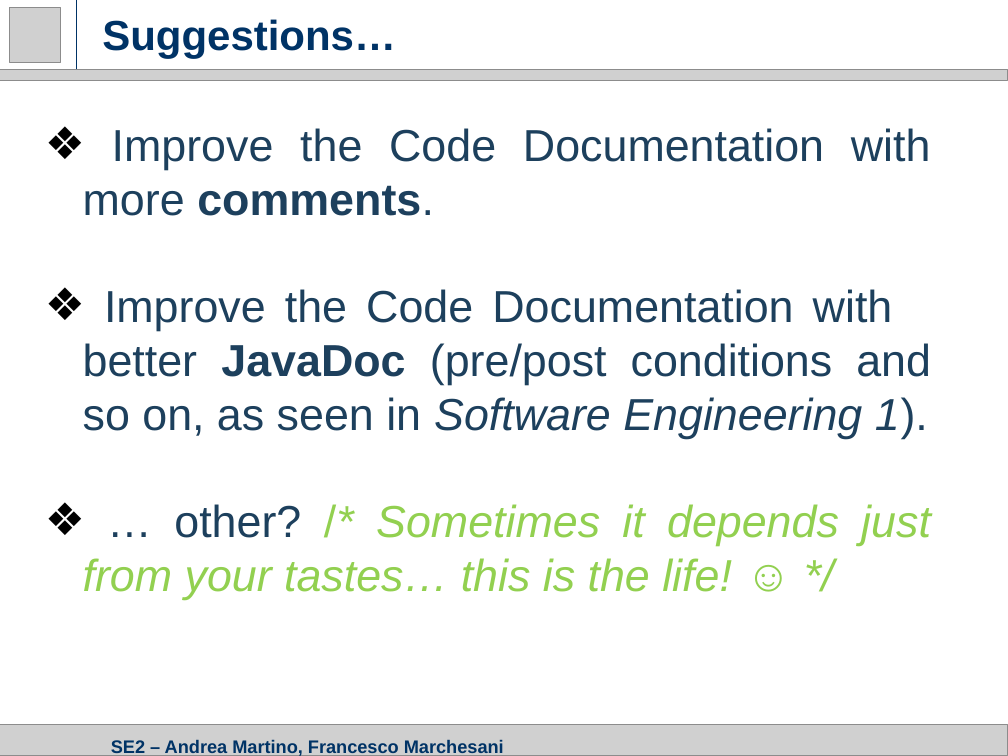
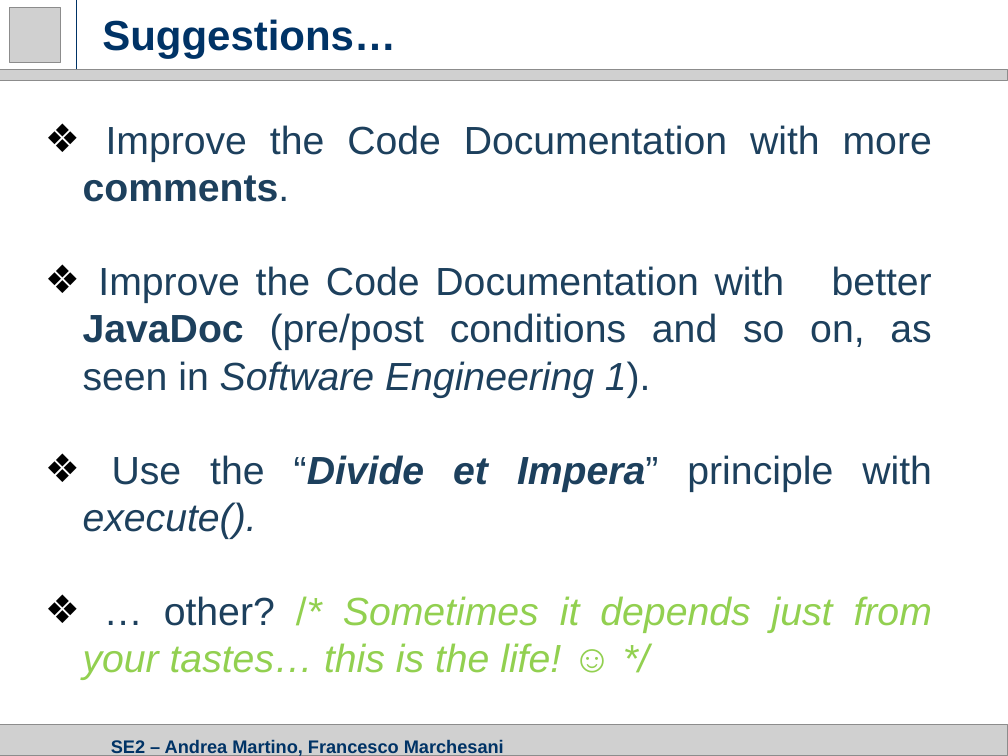
Before and after one commit to amandreamartino/se2-amfm, a slide deck: slide 10 of Presentations/3. CID Presentation.pptx (slide 9 before the commit). Drawn at 1008x756 pixels with LibreOffice and Linux fonts; fonts in the diff are those of the drawing; grey boxes stand for pictures. Boxes give left, top, right and bottom in pixels: in the first picture for what was removed or moved away, otherwise in the second. Text is boxed around its words. In the diff, an @@ line names an element or a change of style, - is before the commit and + after.

```diff
--- a/Presentations/3. CID Presentation.pptx
+++ b/Presentations/3. CID Presentation.pptx
@@ text at <box>83,125,932,680</box>: size 32 to 28 pt in "Improve the Code Documentation with more comments.", "Improve the Code Documentation with better JavaDoc ...", "… other? /* Sometimes it depends just ..." @@
@@ text at <box>83,455,932,539</box>: paragraph added @@
+❖ Use the “Divide et Impera” principle with execute().
```
Also in this commit, not shown: 1 other slide changed, 1 slide added, 1 other file.
